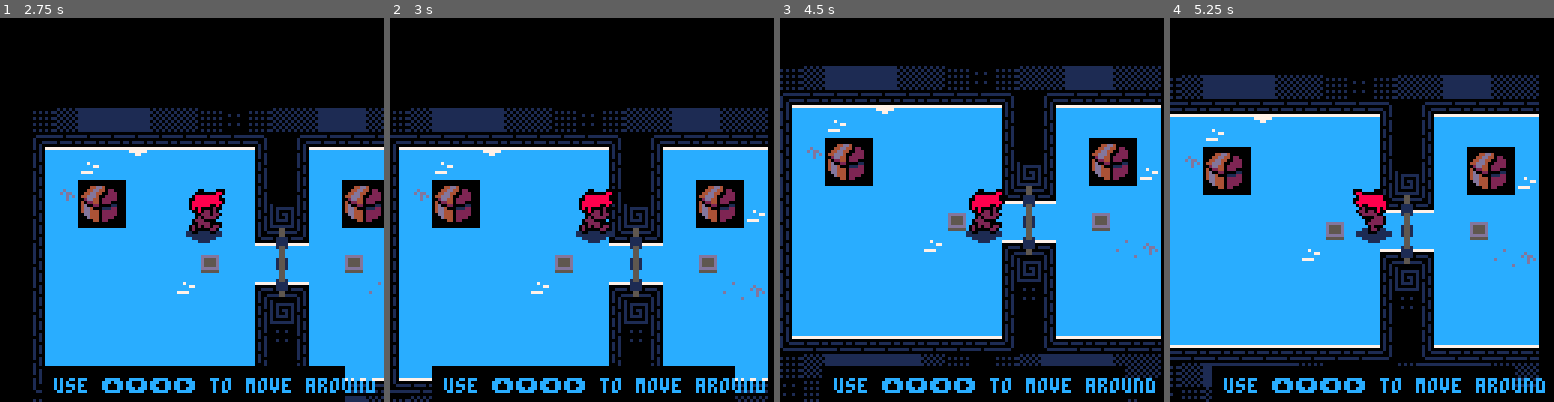
Above: before the commit, frames 1-4 (left to right).
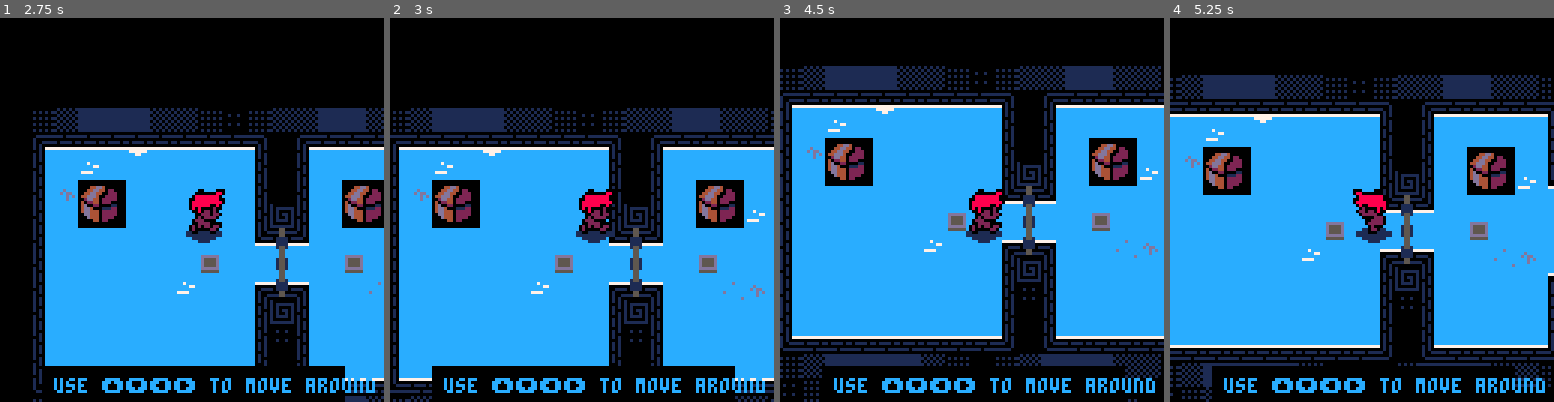
Above: after the commit, the same moments.

Repository: Kiyotoko/gamejam
Game: PICO-8 cartridge game.p8
Two runs of this game, one before a commit and one after it. Both use one fixed random seed, a clock stepped at 60 frames per second and the inputs below.
Inputs:
- Up to frame 1 (2.75 s): tap X (X key) at 0.33, 1.07, 1.85 s; tap O (Z key) at 0.7, 1.7, 2.1, 2.5 s; hold Right 1.6-2.1 s; hold Up 2.15-2.42 s; hold Right from 2.47 s (still down)
- Up to frame 2 (3 s): keep holding Right; tap O (Z key) at 2.9 s; tap X (X key) at 2.97 s
- Up to frame 3 (4.5 s): release Right at 3.03 s; hold Left 3.08-3.58 s; tap O (Z key) at 3.3, 3.7, 4.1 s; hold Down 3.63-3.97 s; hold Right from 4.02 s (still down); tap X (X key) at 4.08 s
- Up to frame 4 (5.25 s): tap O (Z key) at 4.5, 4.9 s; release Right at 4.68 s; hold Up 4.73-5.03 s; hold Left from 5.08 s (still down); tap X (X key) at 5.2 s

Frame 1 is identical in both runs. In frame 2, 1.0% of the frame differs, in the area x 98-100%, y 24-100%; in frame 3, 0.5%; in frame 4, 2.2%, in the area x 96-100%, y 15-97%.

Commit message:
Prevent map drawing glitch

Diff:
--- a/main.lua
+++ b/main.lua
@@ -59,8 +59,8 @@
 	-- draw map
 	cls(0)
 	local sx = max(0, flr(player.x/8))
-	local sy = max(0, flr(player.y/8))
-	map(sx, sy, sx*8-player.x,sy*8-player.y, sx+16, sy+16)
+	local sy = min(max(0, flr(player.y/8)), 13)
+	map(sx, sy, sx*8-player.x,sy*8-player.y, 18, 18)
 
 	-- draw player
 	if player.animation.tick > 7 then
